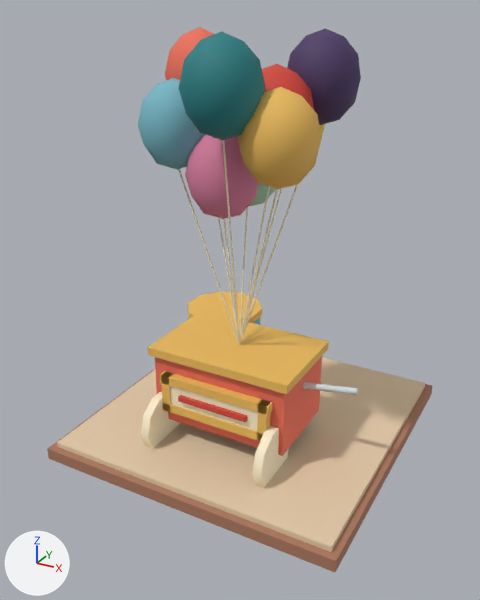
Before and after pictures for a commit that changed the glTF model games/brightway-park/public/art/models/stall_balloon.glb.
Both versions are drawn from a 50 mm lens placed at (3.2, -6.19, 4.74), pointed at (-0.05, -0.28, 1.78). Lighting does not change. The marker at lower left points along +X, +Y and +Z. The picture after the commit comes second. Where no turn or scale is listed for an object, it has been applied to the vertices.

Before the edit, the objects in view are built like this:
```python
ob_stall_balloon_0 = bpy.data.objects.new('stall_balloon_0', me_mesh_0)
ob_stall_balloon_0.location = (0.0, 0.0, 0.0)
ob_stall_balloon_1 = bpy.data.objects.new('stall_balloon_1', me_mesh_1)
ob_stall_balloon_1.location = (0.0, 0.0, 0.0)
ob_stall_balloon_2 = bpy.data.objects.new('stall_balloon_2', me_mesh_2)
ob_stall_balloon_2.location = (0.0, 0.0, 0.0)
ob_stall_balloon_3 = bpy.data.objects.new('stall_balloon_3', me_mesh_3)
ob_stall_balloon_3.location = (0.0, 0.0, 0.0)
ob_stall_balloon_4 = bpy.data.objects.new('stall_balloon_4', me_mesh_4)
ob_stall_balloon_4.location = (0.0, 0.0, 0.0)
ob_stall_balloon_6 = bpy.data.objects.new('stall_balloon_6', me_mesh_6)
ob_stall_balloon_6.location = (0.0, 0.0, 0.0)
ob_stall_balloon_7 = bpy.data.objects.new('stall_balloon_7', me_mesh_7)
ob_stall_balloon_7.location = (0.0, 0.0, 0.0)
ob_stall_balloon_8 = bpy.data.objects.new('stall_balloon_8', me_mesh_8)
ob_stall_balloon_8.location = (0.0, 0.0, 0.0)
ob_stall_balloon_9 = bpy.data.objects.new('stall_balloon_9', me_mesh_9)
ob_stall_balloon_9.location = (0.0, 0.0, 0.0)
# also in view: 'stall_balloon_12' at (0.57, 0.28, 4.1)
```
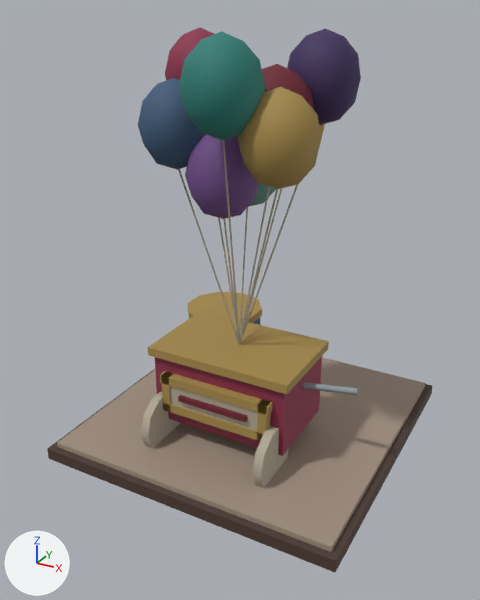
Boxes [x1, y1, x2, y2] around the edits, measured in the pictures (480 x 600 px):
'stall_balloon_1', recoloured (darker): [57, 357, 425, 552] in both
'stall_balloon_3', recoloured (orange to brown): [148, 87, 329, 441] in both
'stall_balloon_0', recoloured: [47, 369, 432, 572] in both
'stall_balloon_4', recoloured: [141, 125, 320, 488] in both
'stall_balloon_2', recoloured: [155, 28, 322, 456] in both
'stall_balloon_9', recoloured (darker): [185, 134, 259, 219] in both
'stall_balloon_6', recoloured: [138, 78, 260, 325] in both
'stall_balloon_7', recoloured: [178, 64, 314, 422] in both

Edits to the bpy script that builds the scene:
```text
Change mat_material_0:
    mat_material_0.base_color: (0.418, 0.191, 0.117) -> (0.0742, 0.0437, 0.0331)  # brown #ad7960 -> brown #4d3b33
Change mat_material_1:
    mat_material_1.base_color: (0.784, 0.604, 0.402) -> (0.356, 0.279, 0.216)  # beige #e5ccaa -> beige #a19080
Change mat_material_2:
    mat_material_2.base_color: (0.863, 0.162, 0.0999) -> (0.262, 0.0284, 0.0685)  # red #ef7059 -> red #8c2f4a
Change mat_material_3:
    mat_material_3.base_color: (0.847, 0.503, 0.107) -> (0.381, 0.254, 0.0685)  # orange #edbc5c -> brown #a68a4a
Change mat_material_4:
    mat_material_4.base_color: (1.0, 0.88, 0.624) -> (0.44, 0.392, 0.301)  # beige #fff1cf -> grey #b1a895
Change mat_material_6:
    mat_material_6.base_color: (0.184, 0.479, 0.578) -> (0.0467, 0.102, 0.188)  # cyan #77b8c8 -> dark blue #3d5a78
Change mat_material_7:
    mat_material_7.base_color: (0.672, 0.0595, 0.0395) -> (0.156, 0.0137, 0.0273)  # red #d64538 -> dark red #6e1f2e
Change mat_material_9:
    mat_material_9.base_color: (0.68, 0.202, 0.337) -> (0.156, 0.0685, 0.238)  # pink #d77c9d -> purple #6e4a86
```
